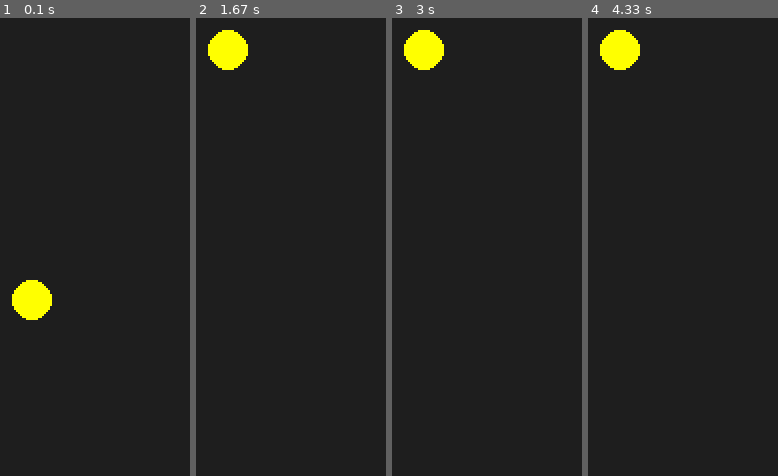
Above: before the commit, frames 1-4 (left to right).
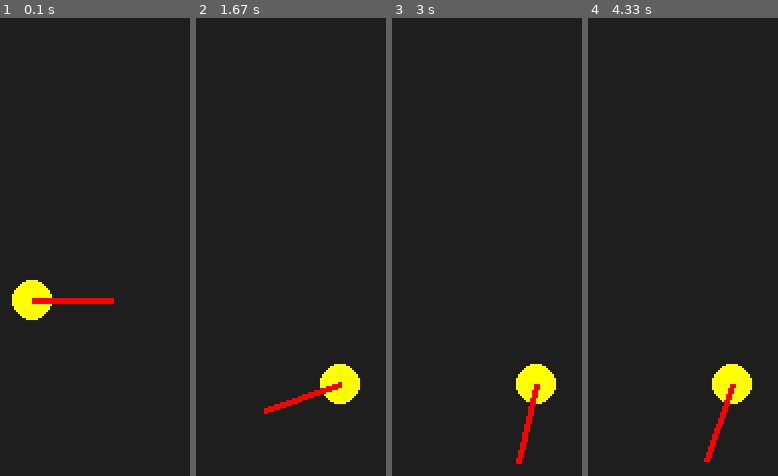
Above: after the commit, the same moments.

Repository: PDR181/mini-doom-pygame
Game: pygame game, started from main.py
Same seed, same stepped clock (60 frames per second), same inputs: the game is played once before the commit and once after it.
Inputs:
- Up to frame 1 (0.1 s): no input
- Up to frame 2 (1.67 s): hold W 0.33-0.8 s; hold Right 0.33-0.8 s; tap S at 0.83 s; hold Right 1.17-1.63 s
- Up to frame 3 (3 s): hold Right 1.67-2.13 s; hold Left 2.17-2.7 s; hold Left from 2.73 s (still down)
- Up to frame 4 (4.33 s): release Left at 3.13 s; hold Right 3.17-3.8 s; hold Left 3.83-4.3 s

The runs differ from the first frame. In frame 1, 0.6% of the frame differs, in the area x 16-60%, y 61-63%; in frame 2, 3.2%; in frame 3, 3.2%, in the area x 6-87%, y 2-98%; in frame 4, 3.2%.

Commit message:
feat: adicionado movimento do jogador e rotação da câmera

Diff:
--- a/main.py
+++ b/main.py
@@ -1,5 +1,6 @@
 import pygame
 import sys
+import math
 
 pygame.init()
 
@@ -11,10 +12,11 @@
 
 clock = pygame.time.Clock()
 
-# posição do jogador
 player_x = 400
 player_y = 300
-player_speed = 5
+player_angle = 0
+player_speed = 3
+rotation_speed = 0.05
 
 running = True
 while running:
@@ -23,23 +25,32 @@
         if event.type == pygame.QUIT:
             running = False
 
-    # teclas pressionadas
     keys = pygame.key.get_pressed()
 
+    # rotação
+    if keys[pygame.K_LEFT]:
+        player_angle -= rotation_speed
+    if keys[pygame.K_RIGHT]:
+        player_angle += rotation_speed
+
+    # movimento para frente e trás
     if keys[pygame.K_w]:
-        player_y -= player_speed
+        player_x += math.cos(player_angle) * player_speed
+        player_y += math.sin(player_angle) * player_speed
+
     if keys[pygame.K_s]:
-        player_y += player_speed
-    if keys[pygame.K_a]:
-        player_x -= player_speed
-    if keys[pygame.K_d]:
-        player_x += player_speed
+        player_x -= math.cos(player_angle) * player_speed
+        player_y -= math.sin(player_angle) * player_speed
 
-    # fundo
     screen.fill((30,30,30))
 
-    # jogador
-    pygame.draw.circle(screen,(255,255,0),(player_x,player_y),10)
+    pygame.draw.circle(screen,(255,255,0),(int(player_x),int(player_y)),10)
+
+    # linha mostrando direção
+    line_x = player_x + math.cos(player_angle) * 40
+    line_y = player_y + math.sin(player_angle) * 40
+
+    pygame.draw.line(screen,(255,0,0),(player_x,player_y),(line_x,line_y),3)
 
     pygame.display.update()
 
